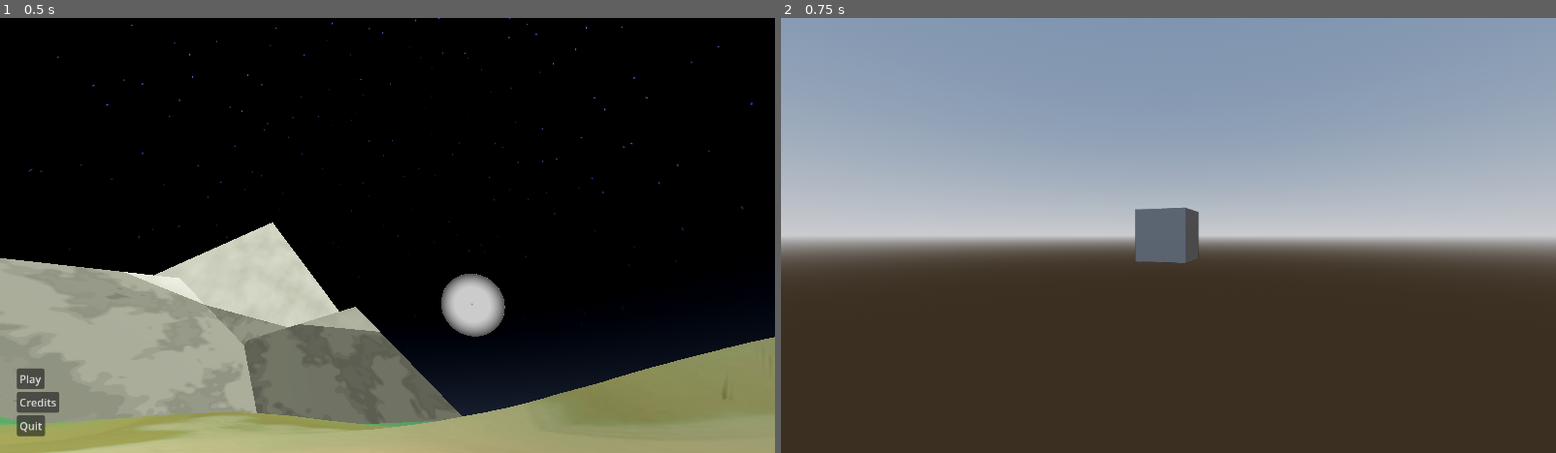
Above: before the commit, frames 1-2 (left to right).
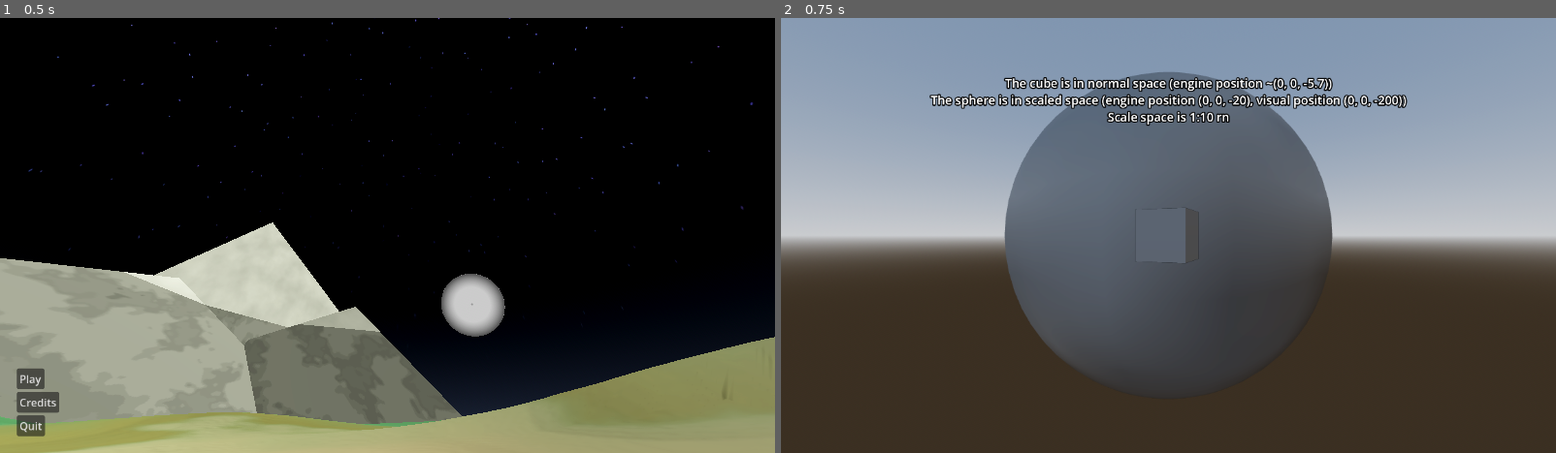
Above: after the commit, the same moments.

Repository: Ortley/black-hole-stars
Game: Godot game, scene res://scene/init.tscn
Same seed, same stepped clock (60 frames per second), same inputs: the game is played once before the commit and once after it.
Inputs:
- Up to frame 1 (0.5 s): no input
- Up to frame 2 (0.75 s): click "Play" at 0.5 s

Frame 1 is identical in both runs. In frame 2, 22% of the frame differs, in the area x 19-81%, y 12-84%.

Commit message:
Show scaled space + notice

Diff:
--- a/scene/game.tscn
+++ b/scene/game.tscn
@@ -90,7 +90,6 @@
 [node name="World" type="Node3D" parent="." unique_id=2006646868]
 
 [node name="Scaled" type="Node3D" parent="World" unique_id=1367243315]
-visible = false
 
 [node name="CSGSphere3D" type="CSGSphere3D" parent="World/Scaled" unique_id=1305625284]
 transform = Transform3D(1, 0, 0, 0, 1, 0, 0, 0, 1, 0, 0, -20)
@@ -105,49 +104,57 @@
 transform = Transform3D(0.9437029, 0, -0.3307944, 0, 1, 0, 0.3307944, 0, 0.9437029, 0, 0, -5.749104)
 layers = 2
 
-[node name="StupidMobil" type="CSGCombiner3D" parent="World/Normal" unique_id=550422006]
+[node name="StupidMobile" type="CSGCombiner3D" parent="World/Normal" unique_id=550422006]
 transform = Transform3D(1, 0, 0, 0, 1, 0, 0, 0, 1, 7.779869, 6.0885305, 7.1158524)
-
-[node name="CSGBox3D" type="CSGBox3D" parent="World/Normal/StupidMobil" unique_id=1010460896]
+visible = false
+
+[node name="CSGBox3D" type="CSGBox3D" parent="World/Normal/StupidMobile" unique_id=1010460896]
 transform = Transform3D(1, 0, 0, 0, 1, 0, 0, 0, 1, 0, 0.5, 0)
 size = Vector3(3, 2, 7)
 
-[node name="CSGBox3D2" type="CSGBox3D" parent="World/Normal/StupidMobil" unique_id=1251254686]
+[node name="CSGBox3D2" type="CSGBox3D" parent="World/Normal/StupidMobile" unique_id=1251254686]
 transform = Transform3D(1, 0, 0, 0, 0.9659258, -0.25881904, 0, 0.25881904, 0.9659258, 0, 0.3705907, 3.4829626)
 operation = 2
 size = Vector3(2, 3, 2)
 
-[node name="CSGBox3D4" type="CSGBox3D" parent="World/Normal/StupidMobil" unique_id=1548482682]
+[node name="CSGBox3D4" type="CSGBox3D" parent="World/Normal/StupidMobile" unique_id=1548482682]
 transform = Transform3D(1, 0, 0, 0, 1, 0, 0, 0, 1, 0, 1.75, 0)
 size = Vector3(3, 0.5, 7)
 
-[node name="CSGBox3D3" type="CSGBox3D" parent="World/Normal/StupidMobil" unique_id=1192884646]
+[node name="CSGBox3D3" type="CSGBox3D" parent="World/Normal/StupidMobile" unique_id=1192884646]
 transform = Transform3D(1, 0, 0, 0, 0.9659258, -0.25881904, 0, 0.25881904, 0.9659258, 0, 0.3705907, 4.082963)
 operation = 2
 size = Vector3(4, 3, 2)
 
-[node name="CSGBox3D6" type="CSGBox3D" parent="World/Normal/StupidMobil" unique_id=16608450]
+[node name="CSGBox3D6" type="CSGBox3D" parent="World/Normal/StupidMobile" unique_id=16608450]
 transform = Transform3D(1, 0, 0, 0, 1, 0, 0, 0, 1, 0, -0.5999999, -0.5)
 size = Vector3(2, 0.2, 5)
 
-[node name="CSGBox3D7" type="CSGBox3D" parent="World/Normal/StupidMobil" unique_id=1473344152]
+[node name="CSGBox3D7" type="CSGBox3D" parent="World/Normal/StupidMobile" unique_id=1473344152]
 transform = Transform3D(1, 0, 0, 0, 1, 0, 0, 0, 1, 0, -0.5999999, -0.5)
 size = Vector3(2.1, 0.1, 5.1)
 
-[node name="CSGBox3D5" type="CSGBox3D" parent="World/Normal/StupidMobil" unique_id=84190869]
+[node name="CSGBox3D5" type="CSGBox3D" parent="World/Normal/StupidMobile" unique_id=84190869]
 transform = Transform3D(1, 0, 0, 0, 1, 0, 0, 0, 1, 0, 1.25, -3.5)
 operation = 2
 size = Vector3(4, 0.1, 1)
 
-[node name="CSGCylinder3D" type="CSGCylinder3D" parent="World/Normal/StupidMobil" unique_id=709622323]
+[node name="CSGCylinder3D" type="CSGCylinder3D" parent="World/Normal/StupidMobile" unique_id=709622323]
 transform = Transform3D(1, 0, 0, 0, 1.1920929e-07, -1, 0, 1, 1.1920929e-07, 0, 0.5999999, 2.7000008)
 radius = 0.9
 height = 1.2
 sides = 12
 
-[node name="CSGCylinder3D" type="CSGCylinder3D" parent="World/Normal/StupidMobil/CSGCylinder3D" unique_id=1704629260]
+[node name="CSGCylinder3D" type="CSGCylinder3D" parent="World/Normal/StupidMobile/CSGCylinder3D" unique_id=1704629260]
 transform = Transform3D(1, 0, 0, 0, 1, 0, 0, 0, 1, 0, 1.5, 0)
 cone = true
+
+[node name="Label3D" type="Label3D" parent="World/Normal" unique_id=1698109225 groups=["space_bodies"]]
+transform = Transform3D(1, 0, 0, 0, 1, 0, 0, 0, 1, 0, 1.8037641, -3.7720003)
+layers = 2
+text = "The cube is in normal space (engine position ~(0, 0, -5.7))
+The sphere is in scaled space (engine position (0, 0, -20), visual position (0, 0, -200))
+Scale space is 1:10 rn"
 
 [node name="Scaled" type="CanvasLayer" parent="." unique_id=120549414]
 
